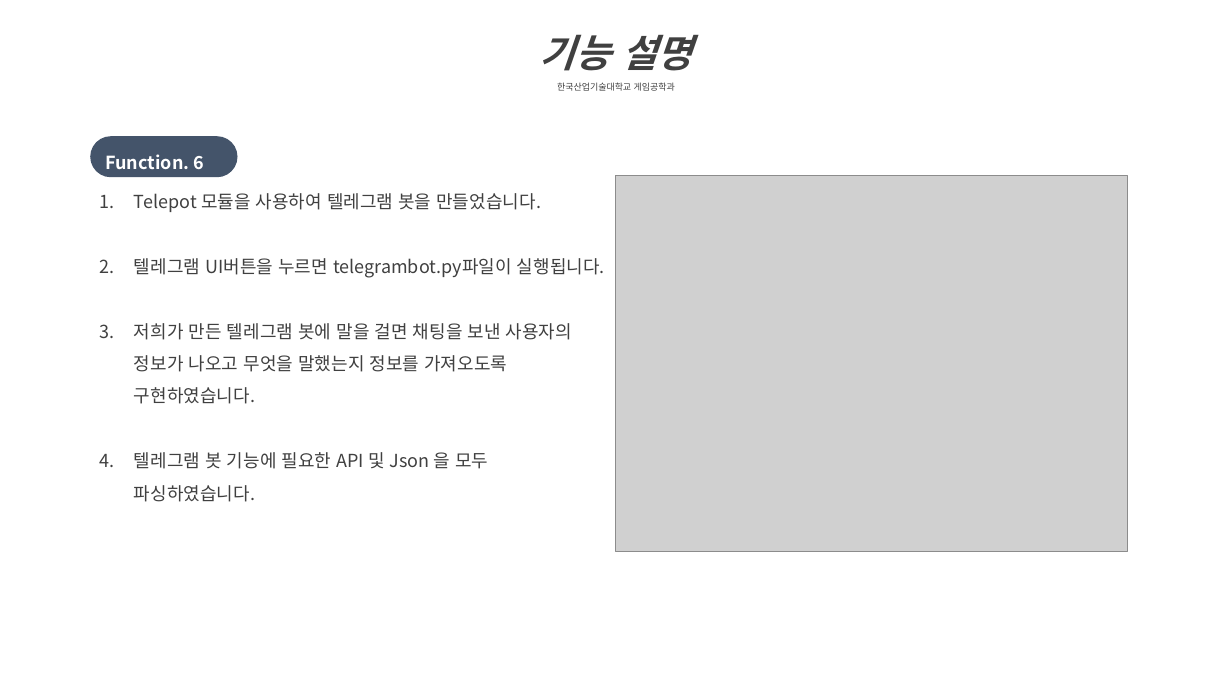
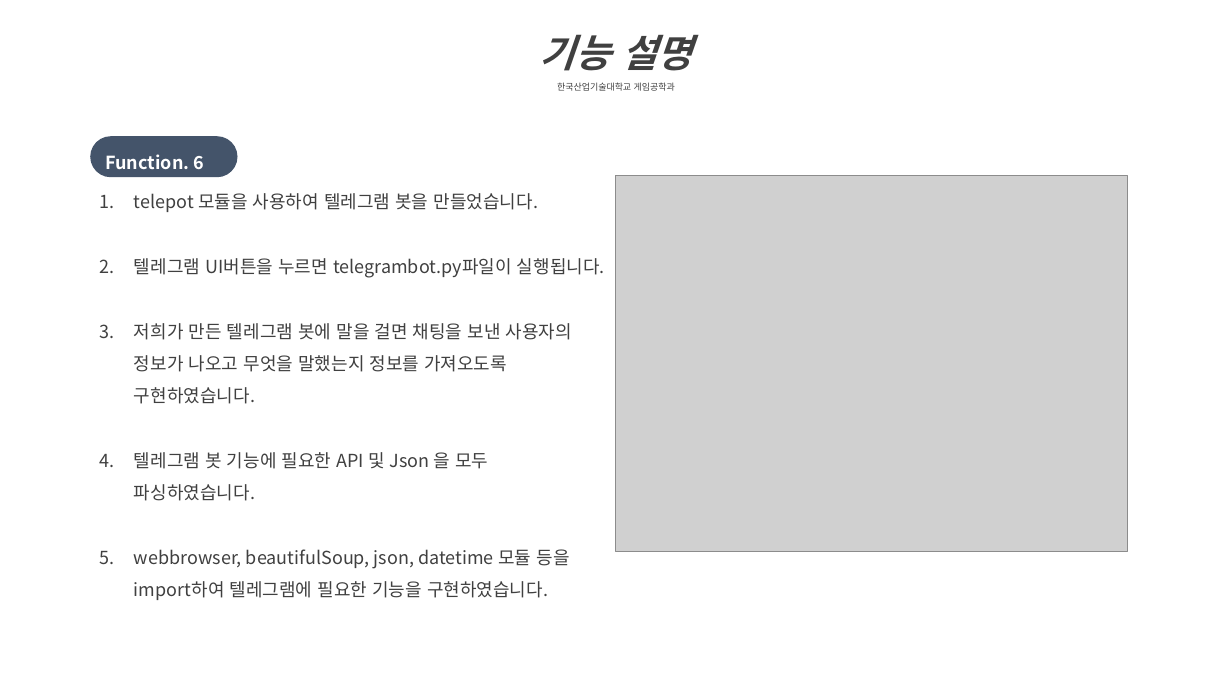
Before and after one commit to LEEMIREUK/ScriptLanguage, a slide deck: slide 11 of 스크립트언어 텀프로젝트 최종 보고서_2016182027.pptx. Drawn at 1232x693 pixels with LibreOffice and Linux fonts; fonts in the diff are those of the drawing; grey boxes stand for pictures. Boxes give left, top, right and bottom in pixels: in the first picture for what was removed or moved away, otherwise in the second. Text is boxed around its words. In the diff, an @@ line names an element or a change of style, - is before the commit and + after.

```diff
--- a/스크립트언어 텀프로젝트 최종 보고서_2016182027.pptx
+++ b/스크립트언어 텀프로젝트 최종 보고서_2016182027.pptx
@@ text at [134,193,538,212]: text changed @@
-1. Telepot 모듈을 사용하여 텔레그램 봇을 만들었습니다.
+1. telepot 모듈을 사용하여 텔레그램 봇을 만들었습니다.
@@ text at [134,549,570,600]: paragraph added @@
+5. webbrowser, beautifulSoup, json, datetime 모듈 등을 import하여 텔레그램에 필요한 기능을 구현하였습니다.
```
Also in this commit, not shown: 7 other slides changed.
